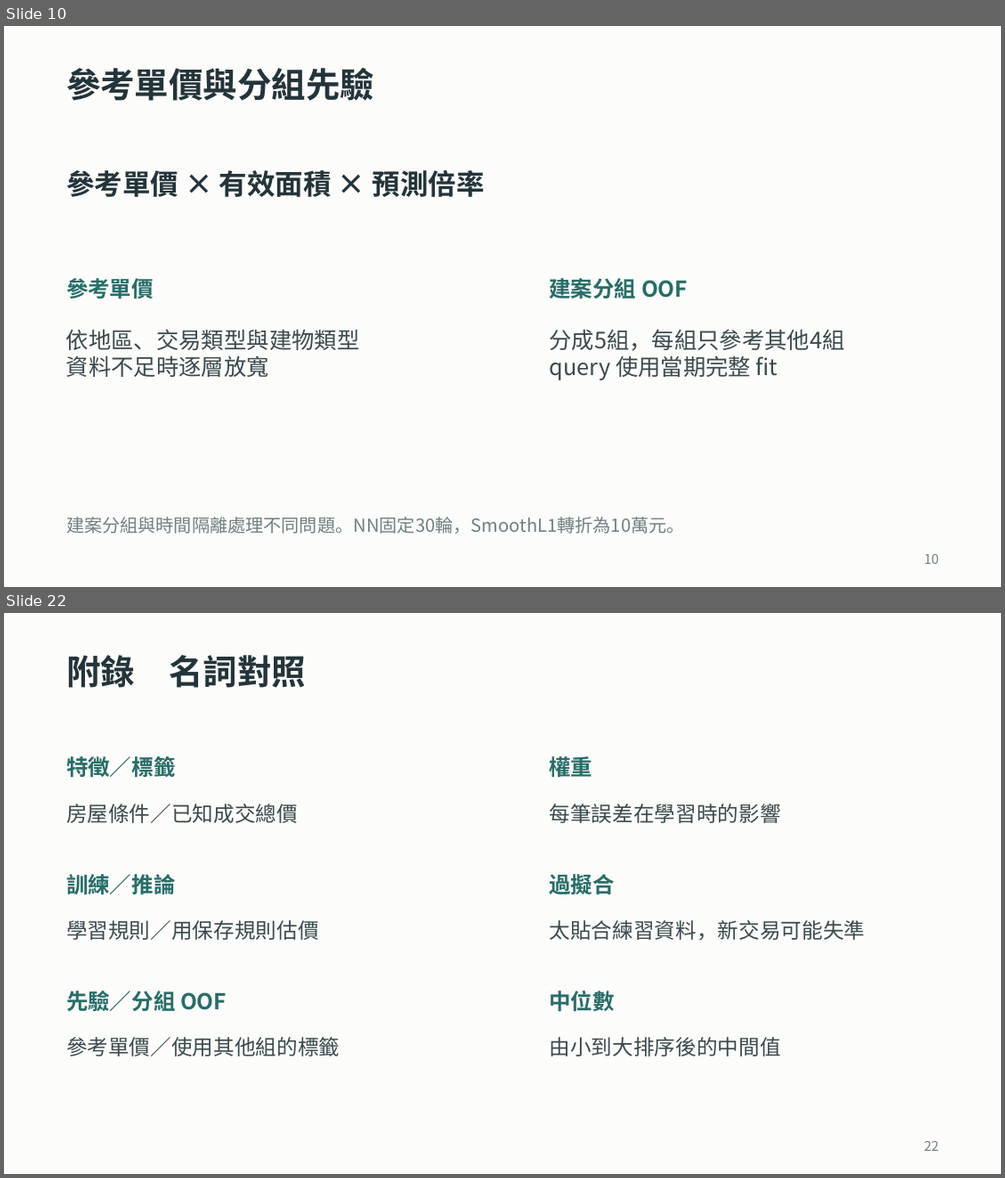
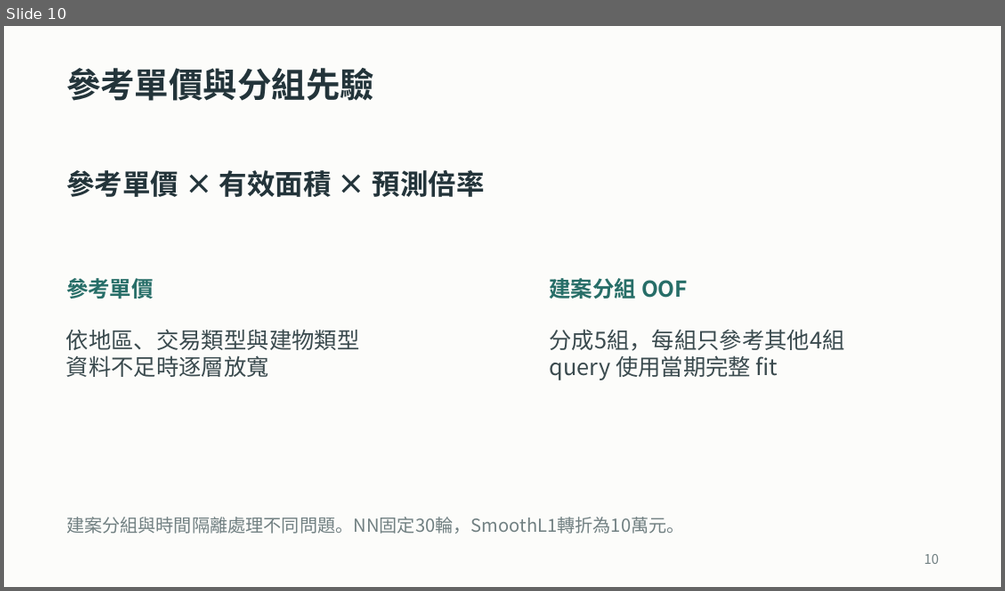
Before and after one commit to ziyi930108/nycu-house-price-regression, a slide deck: teaching/final_presentation/台灣房屋銷售價格預測挑戰賽_上台簡報.pptx. Shown one above the other, each under a label of ours: slides 10 and 22 before the commit, slide 10 after it; the slides between them are not shown. The pictures are 1005x1178 and 1005x591 pixels, drawn with LibreOffice and Linux fonts; fonts in the diff are those of the drawing. Boxes give left, top, right and bottom in pixels: in the first picture for what was removed or moved away, otherwise in the second. Text is boxed around its words. In the diff, an @@ line names an element or a change of style, - is before the commit and + after.

```diff
--- a/teaching/final_presentation/台灣房屋銷售價格預測挑戰賽_上台簡報.pptx
+++ b/teaching/final_presentation/台灣房屋銷售價格預測挑戰賽_上台簡報.pptx
@@ slide 22 removed at (4,613,1001,1174), background #FCFCFA @@
@@ text removed at (66,655,306,688) @@
-附錄 名詞對照
@@ text removed at (66,756,176,778) @@
-特徵／標籤
@@ text removed at (549,753,592,780) @@
-權重
@@ text removed at (66,803,298,823) @@
-房屋條件／已知成交總價
@@ text removed at (549,803,780,823) @@
-每筆誤差在學習時的影響
@@ text removed at (66,874,176,895) @@
-訓練／推論
@@ text removed at (549,874,614,894) @@
-過擬合
@@ text removed at (66,920,319,940) @@
-學習規則／用保存規則估價
@@ text removed at (549,920,865,940) @@
-太貼合練習資料，新交易可能失準
@@ text removed at (66,990,226,1011) @@
-先驗／分組 OOF
@@ text removed at (549,990,614,1011) @@
-中位數
@@ text removed at (66,1037,340,1056) @@
-參考單價／使用其他組的標籤
@@ text removed at (549,1037,780,1056) @@
-由小到大排序後的中間值
@@ text removed at (924,1141,939,1151) @@
-22
```
Also in this commit, not shown: 6 slides changed, 3 slides added, 8 other slides removed, 25 other files.
